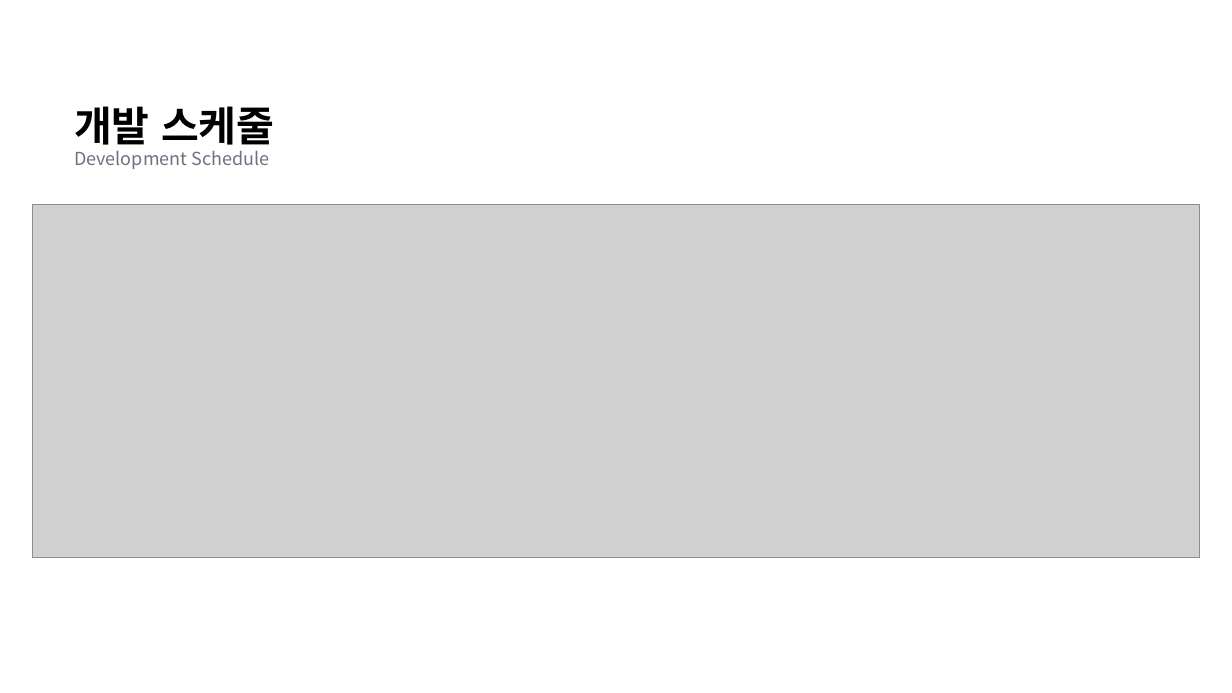
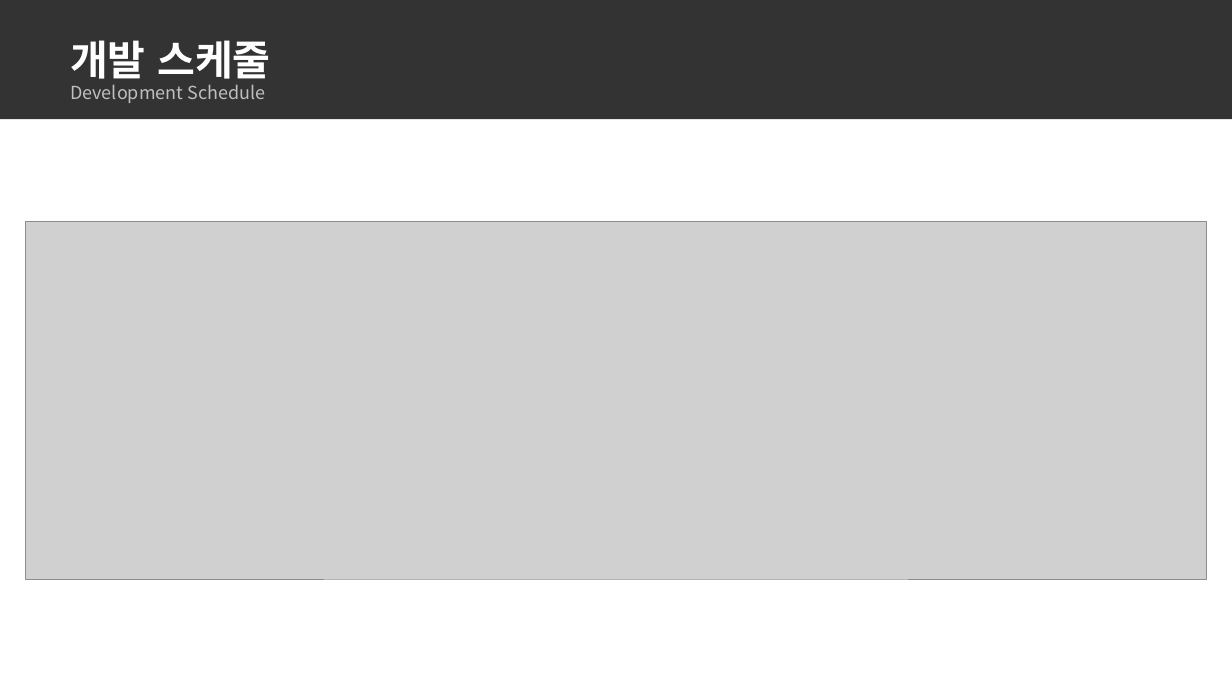
Before and after one commit to dc-inside/LeeSeungChan, a slide deck: slide 7 of 1차 프로젝트/기획서.pptx (slide 4 before the commit). Drawn at 1232x693 pixels with LibreOffice and Linux fonts; fonts in the diff are those of the drawing; grey boxes stand for pictures. Boxes give left, top, right and bottom in pixels: in the first picture for what was removed or moved away, otherwise in the second. Text is boxed around its words. In the diff, an @@ line names an element or a change of style, - is before the commit and + after.

```diff
--- a/1차 프로젝트/기획서.pptx
+++ b/1차 프로젝트/기획서.pptx
@@ rectangle added at (x1=0, y1=0, x2=1232, y2=119), fill #000000 at 80% opacity @@
@@ text "개발 스케줄 Development Schedule" moved from (x1=74, y1=106, x2=274, y2=169) to (x1=70, y1=40, x2=270, y2=103) @@
@@ text "개발 스케줄 Development Schedule" at (x1=70, y1=40, x2=270, y2=103): text colour #000000 to #FFFFFF in "개발 스케줄"; text colour #6B7280 to #BFBFBF in "Development Schedule" @@
@@ picture resized from (x1=32, y1=204, x2=1200, y2=558) to (x1=25, y1=221, x2=1206, y2=579) @@
```
Also in this commit, not shown: 2 other slides changed, 7 slides added, 4 slides removed.
